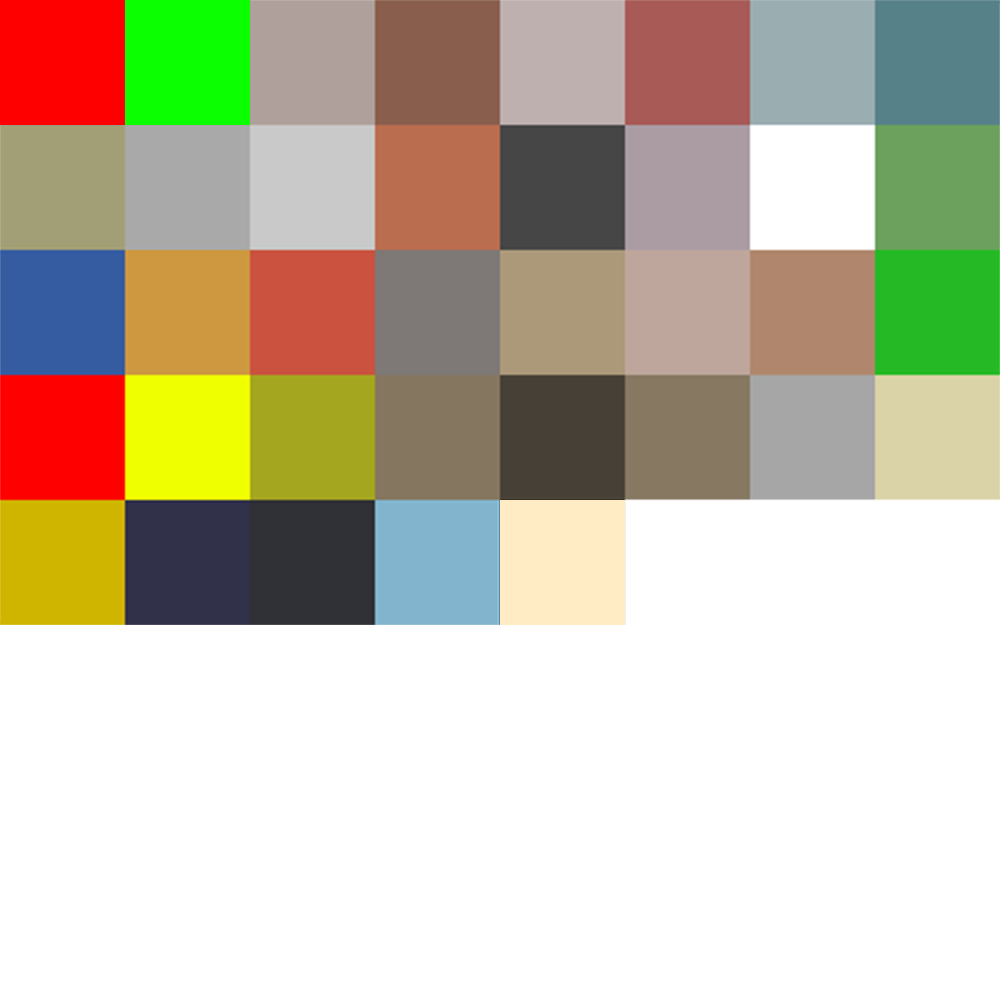
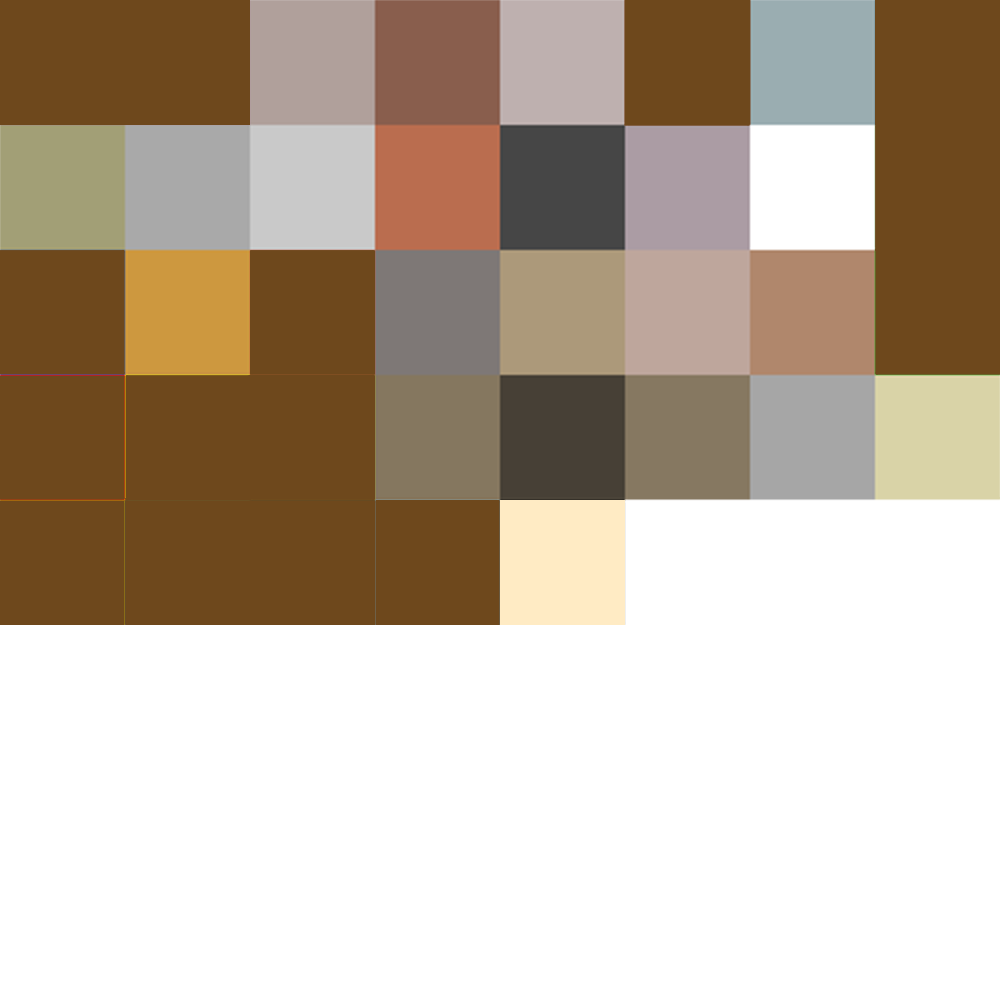
Before/after of a 1000x1000 layered artwork. What changed in the layer stack:
painted on "Layer 3" over [0,0,1000,625]